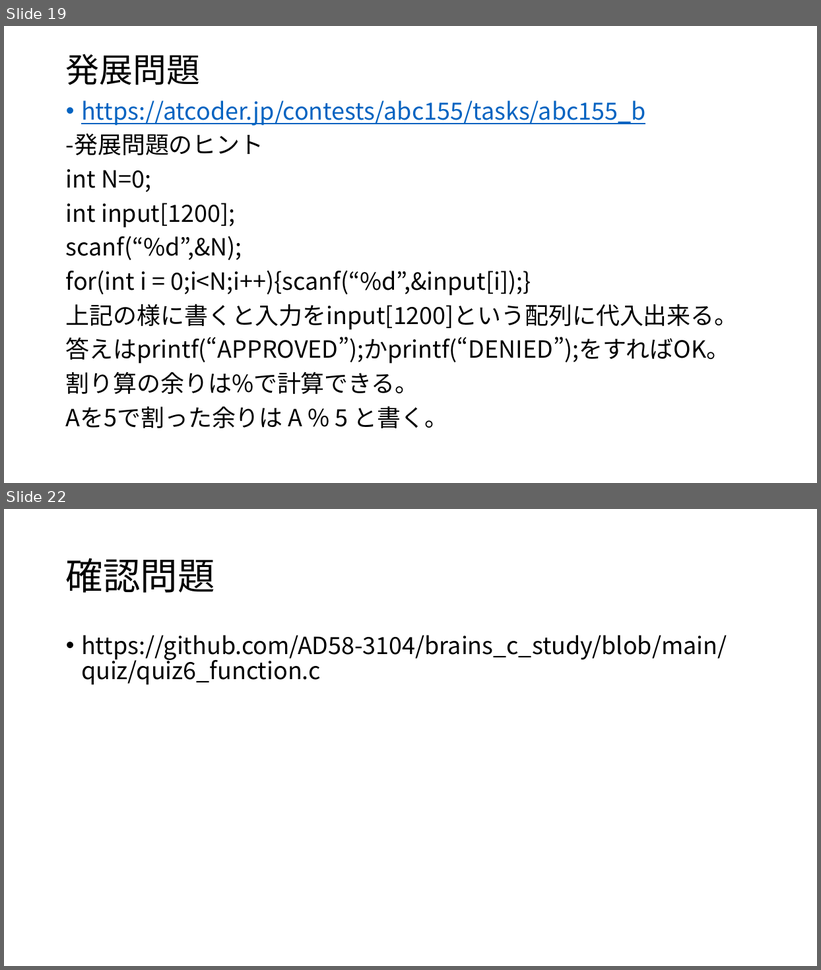
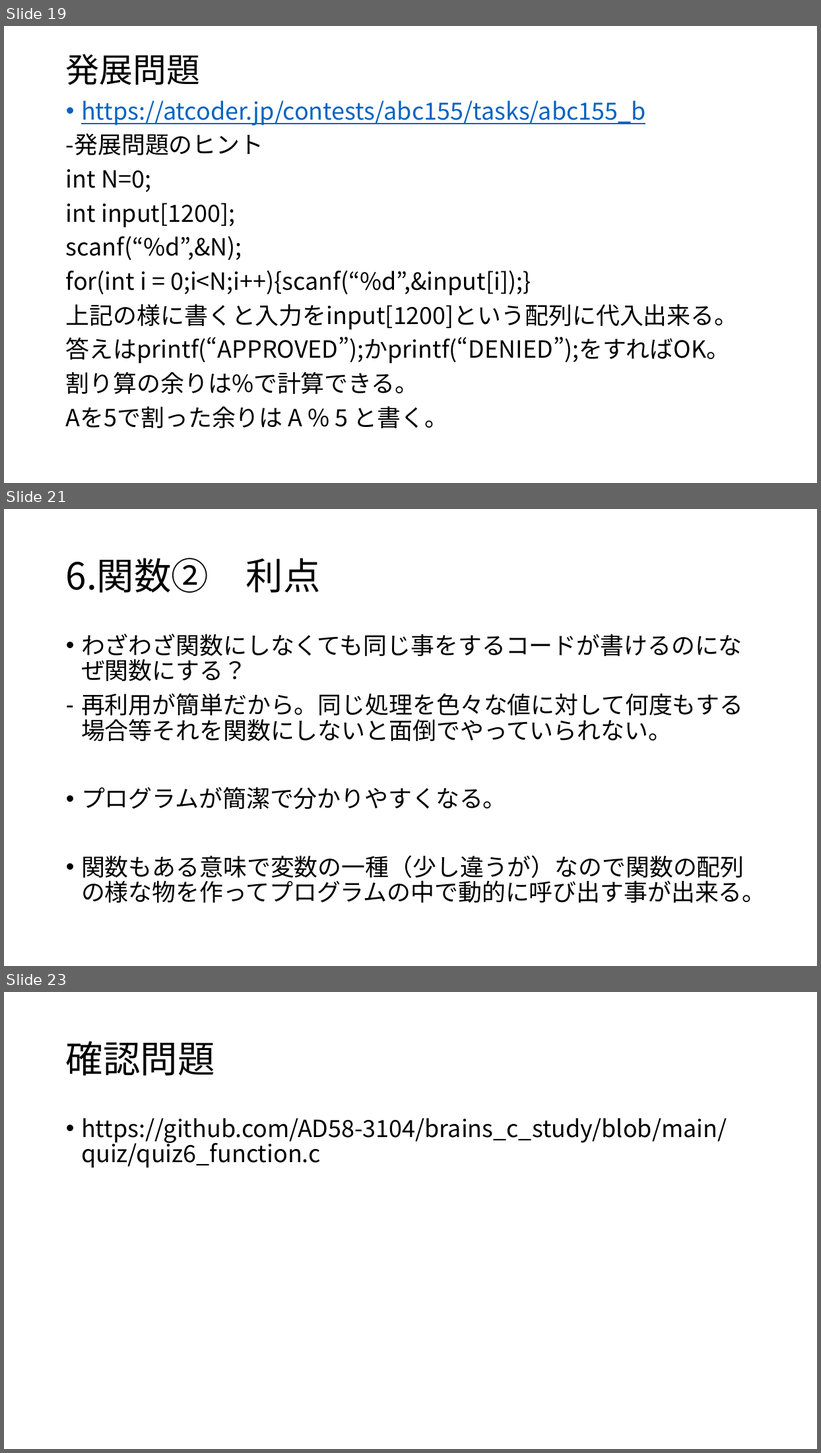
Before and after one commit to AD58-3104/brains_c_study, a slide deck: document/C言語勉強会.pptx. Shown one above the other, each under a label of ours: slides 19 and 22 before the commit, slides 19, 21 and 23 after it; the slides between them are not shown. The pictures are 821x970 and 821x1453 pixels, drawn with LibreOffice and Linux fonts; fonts in the diff are those of the drawing. Boxes give left, top, right and bottom in pixels: in the first picture for what was removed or moved away, otherwise in the second. Text is boxed around its words. In the diff, an @@ line names an element or a change of style, - is before the commit and + after.

```diff
--- a/document/C言語勉強会.pptx
+++ b/document/C言語勉強会.pptx
@@ slide 21 added at (4,509,817,966), background #FFFFFF @@
@@ title added at (66,558,321,593), 44 pt, text #000000 @@
+6.関数② 利点
@@ text added at (81,634,766,903), 28 pt, text #000000 @@
+• わざわざ関数にしなくても同じ事をするコードが書けるのになぜ関数にする？
+– 再利用が簡単だから。同じ処理を色々な値に対して何度もする場合等それを関数にしないと面倒でやっていられない。
+• プログラムが簡潔で分かりやすくなる。
+• 関数もある意味で変数の一種（少し違うが）なので関数の配列の様な物を作ってプログラムの中で動的に呼び出す事が出来る。
@@ what was slide 22 is now slide 23 @@
```
Also in this commit, not shown: 3 slides changed, 11 other slides added.
